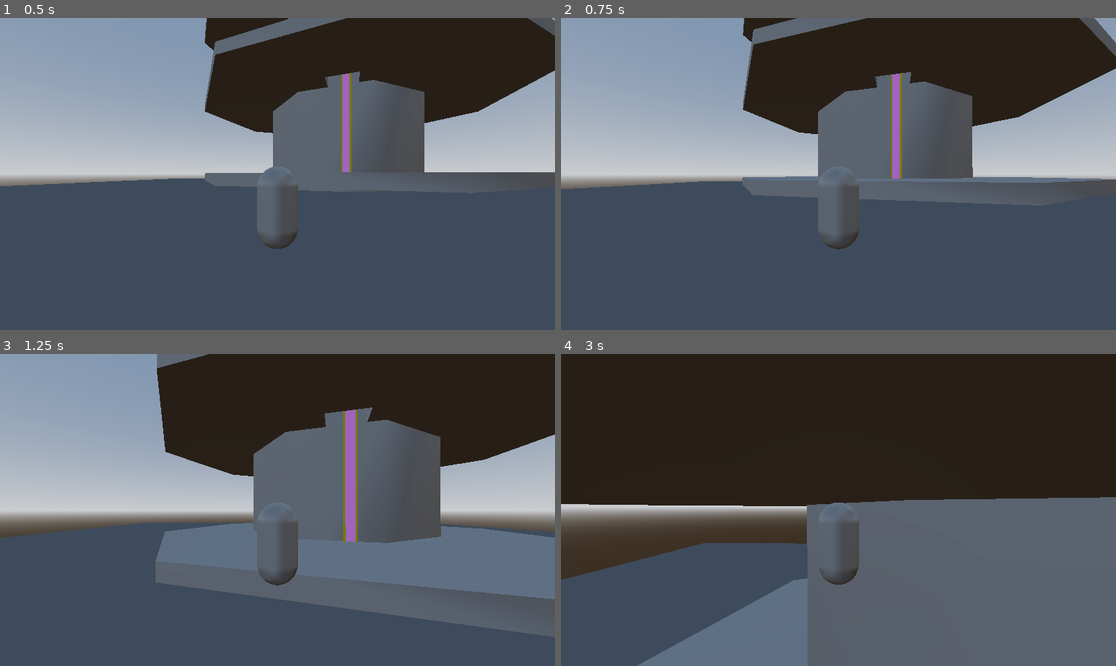
Above: before the commit, frames 1-4 (two rows, left to right).
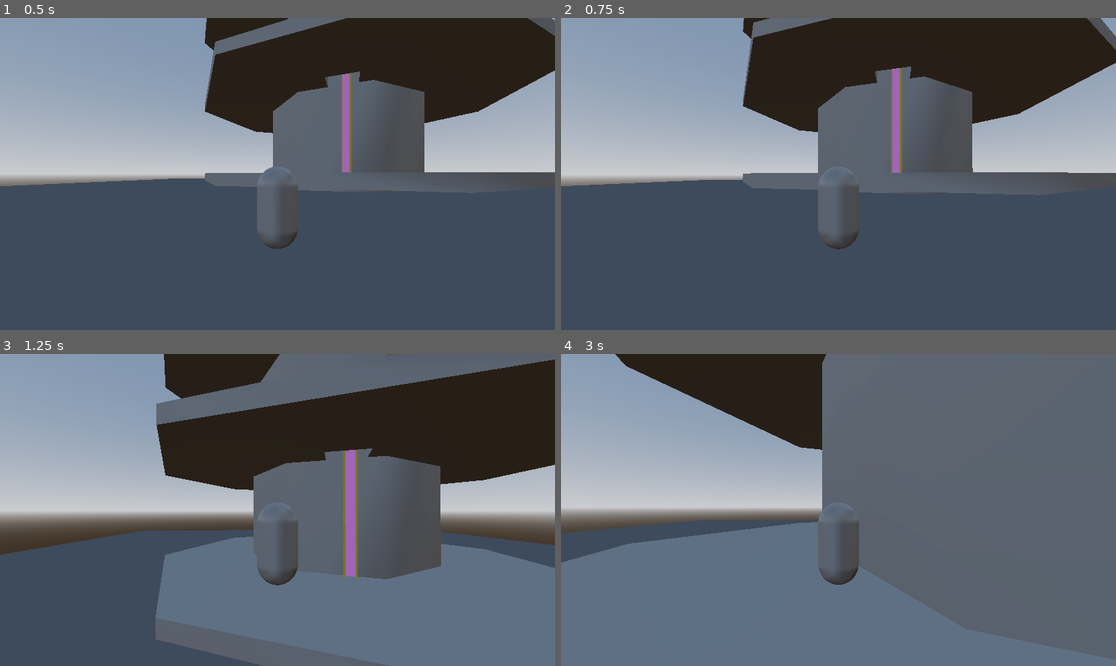
Above: after the commit, the same moments.

Repository: c-dez/3d-game
Game: Godot game, scene res://escenes/world/world.tscn
The game is run twice, just before and just after one commit, with the same random seed, the same clock (stepped at 60 frames per second) and the same inputs.
Inputs (mouse positions are in pixels of both pictures, inside the frame that each line leads up to):
- Up to frame 1 (0.5 s): no input
- Up to frame 2 (0.75 s): tap Enter at 0.5 s; move the mouse to (866, 174) at 0.52 s; hold W (forward) from 0.53 s (still down); tap E (action) at 0.6 s
- Up to frame 3 (1.25 s): keep holding W (forward); tap Space (jump) at 0.77 s
- Up to frame 4 (3 s): keep holding W (forward); move the mouse to (810, 510) at 1.27 s; tap E (action) at 1.35, 2.1, 2.85 s; tap Space (jump) at 1.52 s; move the mouse to (849, 503) at 2.02 s; move the mouse to (832, 516) at 2.77 s

Frame 1 is identical in both runs. In frame 2, 3.8% of the frame differs, in the area x 0-100%, y 0-60%; in frame 3, 33%; in frame 4, 63%, in the area x 0-100%, y 0-100%.

Commit message:
implementado climb

Diff:
--- a/assets/ladder.tscn
+++ b/assets/ladder.tscn
@@ -1,10 +1,13 @@
-[gd_scene load_steps=3 format=3 uid="uid://bhskg4fqt6gqh"]
+[gd_scene load_steps=4 format=3 uid="uid://bhskg4fqt6gqh"]
 
 [sub_resource type="StandardMaterial3D" id="StandardMaterial3D_eqsx1"]
 albedo_color = Color(0.715346, 0.701092, 1.15514e-06, 1)
 
 [sub_resource type="StandardMaterial3D" id="StandardMaterial3D_iqvwo"]
 albedo_color = Color(1, 0.576471, 1, 1)
+
+[sub_resource type="BoxShape3D" id="BoxShape3D_eqsx1"]
+size = Vector3(1, 10, 1)
 
 [node name="Ladder" type="CSGBox3D"]
 size = Vector3(1, 10, 0.5)
@@ -15,3 +18,10 @@
 operation = 2
 size = Vector3(0.715, 10, 0.415)
 material = SubResource("StandardMaterial3D_iqvwo")
+
+[node name="LadderArea" type="Area3D" parent="." groups=["Ladder"]]
+monitoring = false
+
+[node name="CollisionShape3D" type="CollisionShape3D" parent="LadderArea"]
+transform = Transform3D(1, 0, 0, 0, 1, 0, 0, 0, 1, 0, 0, 0.246859)
+shape = SubResource("BoxShape3D_eqsx1")
--- a/escenes/player/actions.gd
+++ b/escenes/player/actions.gd
@@ -4,16 +4,43 @@
 @export var climb_speed: float = 4.0
 
 @onready var player: Player = get_node("..")
+@onready var player_area: Area3D = get_node("../PlayerArea")
+
+var can_climb: bool = false
 
 func _process(_delta: float) -> void:
-	if Input.is_action_just_pressed(Keybindings.action):
-		MoveStateMachine.current_state = MoveStateMachine.STATE.CLIMBING
+	change_state_between_moving_or_climbing()
+	pass
+
+
+func change_state_between_moving_or_climbing() -> void:
+	if can_climb and MoveStateMachine.current_state == MoveStateMachine.STATE.MOVING:
+		if Input.is_action_just_pressed(Keybindings.action):
+			MoveStateMachine.current_state = MoveStateMachine.STATE.CLIMBING
+
+	elif can_climb and MoveStateMachine.current_state == MoveStateMachine.STATE.CLIMBING:
+		if Input.is_action_just_pressed(Keybindings.action):
+			MoveStateMachine.current_state = MoveStateMachine.STATE.MOVING
+	elif not can_climb:
+		MoveStateMachine.current_state = MoveStateMachine.STATE.MOVING
 
 
 func climb() -> void:
+	player.velocity.x = 0
+	player.velocity.z = 0
 	if Input.is_action_pressed(Keybindings.climb):
 		player.velocity.y = climb_speed
 	elif Input.is_action_pressed(Keybindings.descend):
 		player.velocity.y = -5.0
 	else:
 		player.velocity.y = 0.0
+
+
+func _on_player_area_area_entered(area: Area3D) -> void:
+	if area.is_in_group("Ladder"):
+		can_climb = true
+
+
+func _on_player_area_area_exited(area: Area3D) -> void:
+	if area.is_in_group("Ladder"):
+		can_climb = false
--- a/escenes/player/player.gd
+++ b/escenes/player/player.gd
@@ -27,8 +27,7 @@
 var _coyote_time_counter: float = 0.0
 
 # Actions node
-@onready var actions:Actions = get_node("Actions")
-
+@onready var actions: Actions = get_node("Actions")
 
 
 func _ready() -> void:
@@ -38,17 +37,14 @@
 
 func _physics_process(_delta: float) -> void:
 	match MoveStateMachine.current_state:
-
 		MoveStateMachine.STATE.MOVING:
 			move()
 			jump(_delta)
 			coyote_time_jump(_delta)
 		MoveStateMachine.STATE.CLIMBING:
 			actions.climb()
-			pass
 		_:
 			pass
-
 
 
 	set_skin_visible_by_camera_distance(1.0)
--- a/escenes/player/player.tscn
+++ b/escenes/player/player.tscn
@@ -14,6 +14,8 @@
 [sub_resource type="BoxMesh" id="BoxMesh_6mcrl"]
 material = SubResource("StandardMaterial3D_sniej")
 size = Vector3(0.895, 0.515, 0.285)
+
+[sub_resource type="CapsuleShape3D" id="CapsuleShape3D_6mcrl"]
 
 [node name="Player" type="CharacterBody3D"]
 script = ExtResource("1_jc7hd")
@@ -34,3 +36,12 @@
 
 [node name="Actions" type="Node" parent="."]
 script = ExtResource("3_6mcrl")
+
+[node name="PlayerArea" type="Area3D" parent="."]
+monitorable = false
+
+[node name="CollisionShape3D" type="CollisionShape3D" parent="PlayerArea"]
+shape = SubResource("CapsuleShape3D_6mcrl")
+
+[connection signal="area_entered" from="PlayerArea" to="Actions" method="_on_player_area_area_entered"]
+[connection signal="area_exited" from="PlayerArea" to="Actions" method="_on_player_area_area_exited"]
Not shown: 1 places in escenes/player/player.tscn that only renumber resources
